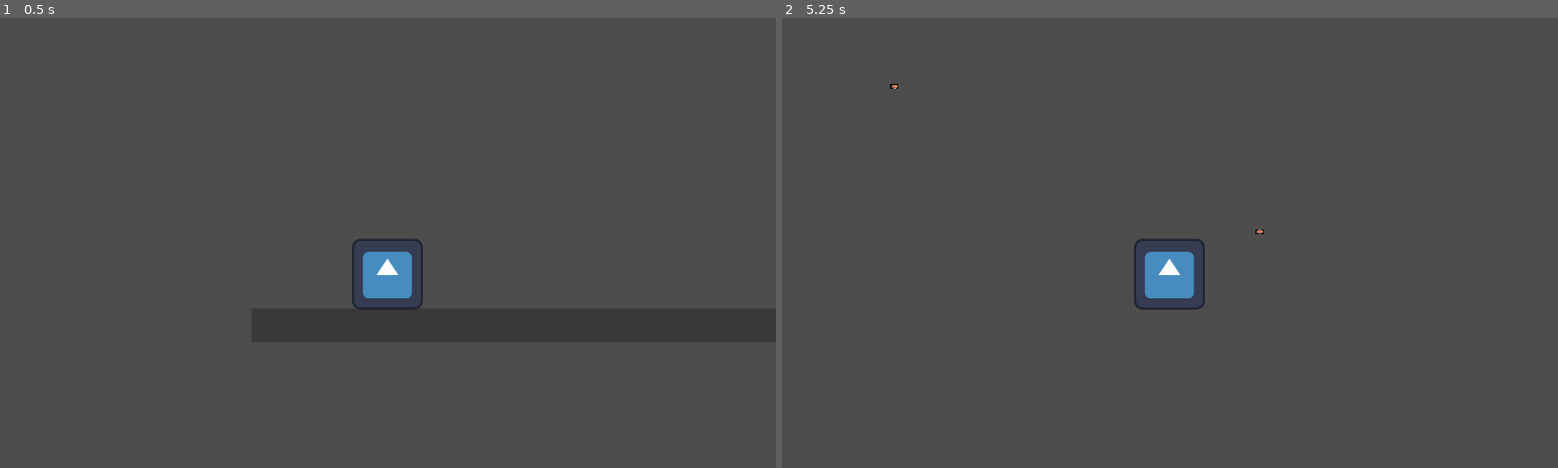
Above: before the commit, frames 1-2 (left to right).
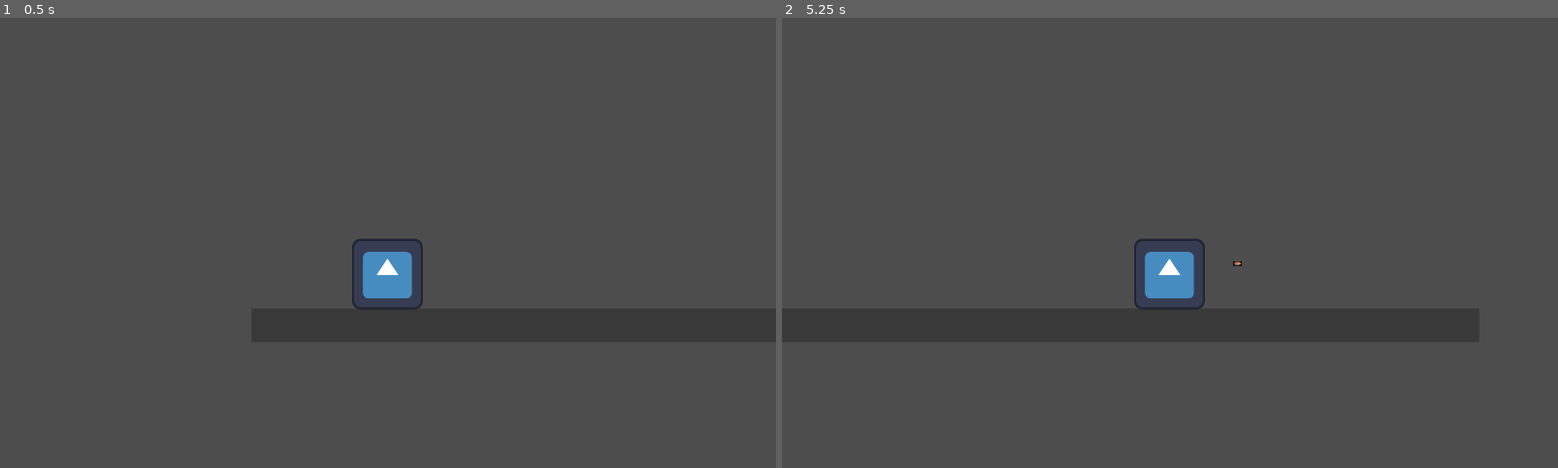
Above: after the commit, the same moments.

Repository: jceja3936/Speedial-Phoenix
Game: Godot game, scene res://scenes/level.tscn
Two runs of this game, one before a commit and one after it. Both use one fixed random seed, a clock stepped at 60 frames per second and the inputs below. The engine's default icon, where the game draws it, is replaced by a stand-in: a white triangle on a blue panel in a dark square.
Inputs (mouse positions are in pixels of both pictures, inside the frame that each line leads up to):
- Up to frame 1 (0.5 s): no input
- Up to frame 2 (5.25 s): move the mouse to (1340, 193) at 0.52 s; hold Right (Right) 0.53-2.03 s; click (1340, 193) at 0.6 s; tap Space (jump) at 0.77, 1.52, 3.02, 3.77, 4.52 s; move the mouse to (1014, 243) at 1.27 s; click (1014, 243) at 1.35 s; move the mouse to (1247, 108) at 2.02 s; hold Left (Left) 2.03-2.78 s; click (1247, 108) at 2.1 s; move the mouse to (1131, 319) at 2.77 s; hold Right (Right) 2.78-4.28 s; click (1131, 319) at 2.85 s; move the mouse to (1402, 292) at 3.52 s; click (1402, 292) at 3.6 s; move the mouse to (937, 144) at 4.27 s; hold Left (Left) 4.28-5.03 s; click (937, 144) at 4.35 s; move the mouse to (1208, 220) at 5.02 s; hold Right (Right) from 5.03 s (still down); click (1208, 220) at 5.1 s

Frame 1 is identical in both runs. In frame 2, less than 0.1% of the frame differs, in the area x 13-63%, y 14-56%.

Commit message:
Bullet fix
Bullets currently shoot as intended, face mouse, however are connected with player position

Diff:
--- a/3d1/bullet.gd
+++ b/3d1/bullet.gd
@@ -3,7 +3,7 @@
 var pos:Vector2
 var dir:float
 var rota: float
-var speed = 800
+var speed = 200
 
 
 func _ready() -> void:
--- a/3d1/player.gd
+++ b/3d1/player.gd
@@ -17,6 +17,7 @@
 
 	if Input.is_action_just_pressed("shoot"):
 		fire()
+		print("shoot pressed")
 
 	if not is_on_floor():
 		velocity.y += GRAVITY * delta
@@ -40,4 +41,6 @@
 	bullet.dir = get_angle_to(get_global_mouse_position())
 	bullet.pos = gun.global_position
 	bullet.rota = global_rotation
-	$bullets.add_child(bullet)
+	add_child(bullet)
+	await get_tree().create_timer(.8).timeout
+	bullet.queue_free()
--- a/3d1/scenes/bullet.tscn
+++ b/3d1/scenes/bullet.tscn
@@ -7,6 +7,7 @@
 radius = 8.0
 
 [node name="bullet" type="CharacterBody2D"]
+collision_layer = 2
 collision_mask = 2
 script = ExtResource("1_y25gk")
 
--- a/3d1/scenes/level.tscn
+++ b/3d1/scenes/level.tscn
@@ -13,12 +13,16 @@
 position = Vector2(40, 0)
 
 [node name="StaticBody2D" type="StaticBody2D" parent="Walls"]
+collision_layer = 3
+collision_mask = 3
 
 [node name="CollisionShape2D" type="CollisionShape2D" parent="Walls/StaticBody2D"]
 position = Vector2(1954, 324)
 shape = SubResource("RectangleShape2D_w7c3h")
 
 [node name="StaticBody2D3" type="StaticBody2D" parent="Walls"]
+collision_layer = 3
+collision_mask = 3
 
 [node name="CollisionShape2D" type="CollisionShape2D" parent="Walls/StaticBody2D3"]
 position = Vector2(958, -14)
@@ -27,6 +31,8 @@
 shape = SubResource("RectangleShape2D_w7c3h")
 
 [node name="StaticBody2D4" type="StaticBody2D" parent="Walls"]
+collision_layer = 3
+collision_mask = 3
 
 [node name="CollisionShape2D" type="CollisionShape2D" parent="Walls/StaticBody2D4"]
 position = Vector2(920.5, 660.001)
@@ -45,6 +51,13 @@
 [node name="Camera2D" type="Camera2D" parent="Player"]
 offset = Vector2(0, -100)
 
-[node name="Death box" parent="." instance=ExtResource("3_w8frs")]
+[node name="death" type="Node2D" parent="."]
 position = Vector2(-774, 824)
+
+[node name="Death box" parent="death" instance=ExtResource("3_w8frs")]
 respawnPnt = Vector2(147, 445)
+
+[node name="Death box2" parent="death" instance=ExtResource("3_w8frs")]
+position = Vector2(-907, -896)
+rotation = -1.55868
+respawnPnt = Vector2(147, 445)
--- a/3d1/scenes/player.tscn
+++ b/3d1/scenes/player.tscn
@@ -1,10 +1,9 @@
-[gd_scene load_steps=6 format=3 uid="uid://drhq6gxwrpafr"]
+[gd_scene load_steps=5 format=3 uid="uid://drhq6gxwrpafr"]
 
 [ext_resource type="Texture2D" uid="uid://i8kqk3lu2u5c" path="res://assets/icon.svg" id="1_4flbx"]
 [ext_resource type="Script" uid="uid://baewr3b6a44lq" path="res://player.gd" id="1_g2els"]
 [ext_resource type="AudioStream" uid="uid://c82ldmaikyjxb" path="res://assets/BluePortal.mp3" id="3_qhqgy"]
 [ext_resource type="PackedScene" uid="uid://d0k1a6sp617ph" path="res://scenes/bullet.tscn" id="4_dqkch"]
-[ext_resource type="Script" uid="uid://db36jxfuh4ote" path="res://scenes/gun.gd" id="5_qlg0r"]
 
 [node name="Player" type="CharacterBody2D" node_paths=PackedStringArray("jumpSFX", "gun")]
 script = ExtResource("1_g2els")
@@ -29,4 +28,3 @@
 
 [node name="gun" type="Node2D" parent="."]
 position = Vector2(108, 0)
-script = ExtResource("5_qlg0r")
